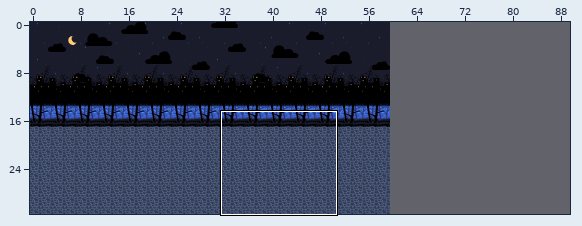
An edit to a level. Tiled map, assets/tilemap.tmx. Above: a wide view before the commit, with the close-up outlined.
Close-up. Before the edit:
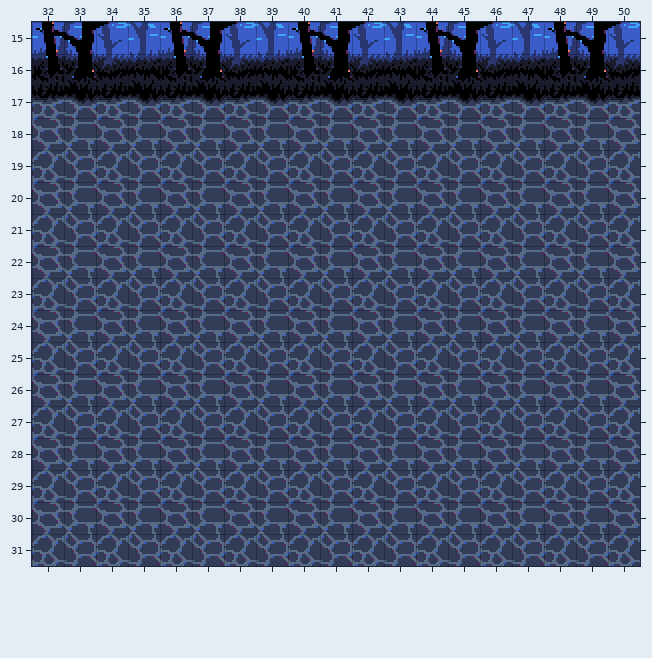
Cells are 16x16 px. Shown: x 32..50, y 15..31. The commit also changed other parts of the map, which this record leaves out. The old version is drawn lined up with the new one.
New version:
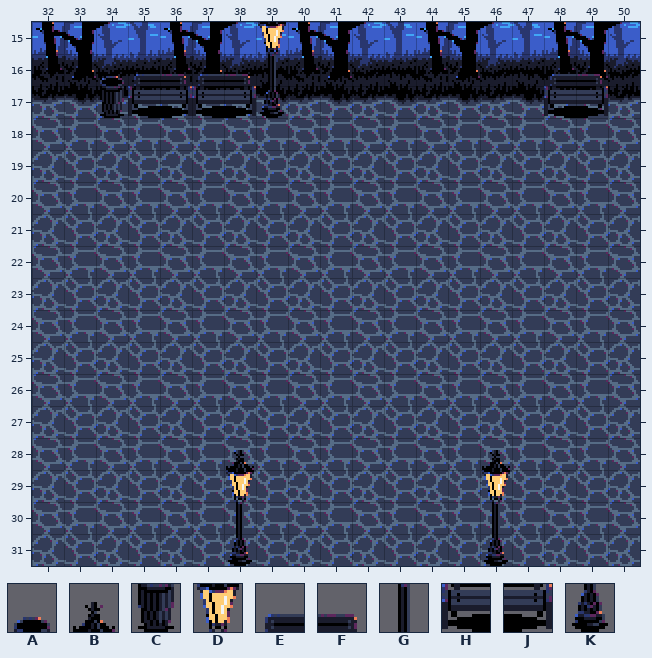
Key: from "Sombervale": A 14, B 16, C 34, D 36, E 54, F 55, G 56, H 74, J 75, K 76.
_ is an empty cell.
Tiles of an added or newly shown layer are drawn over the layers below it.
What changed:
{"change": "map size 60x32 -> 90x32 cells"}
{"where": "layer \"Ground\" (added)"}
{"y":15,"x":39,"old":"_","new":"D"}
{"y":16,"x":34,"old":"______","new":"AEFEFG"}
{"y":16,"x":48,"old":"__","new":"EF"}
{"y":17,"x":34,"old":"______","new":"CHJHJK"}
{"y":17,"x":48,"old":"__","new":"HJ"}
{"where": "layer \"Overlay\" (added)"}
{"y":28,"x":38,"old":"_","new":"B"}
{"y":28,"x":46,"old":"_","new":"B"}
{"y":29,"x":38,"old":"_","new":"D"}
{"y":29,"x":46,"old":"_","new":"D"}
{"y":30,"x":38,"old":"_","new":"G"}
{"y":30,"x":46,"old":"_","new":"G"}
{"y":31,"x":38,"old":"_","new":"K"}
{"y":31,"x":46,"old":"_","new":"K"}
{"label":"added","picture_box":[100,22,286,118]}
{"label":"added","picture_box":[544,74,608,118]}
{"label":"added","picture_box":[226,450,254,566]}
{"label":"added","picture_box":[482,450,510,566]}
